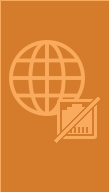
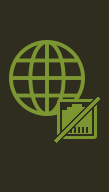
Layers edited between the first and the second 109 x 192 image:
added group "green" with 7 layers above "ochre" over [0, 0, 109, 192]
added layer "no ethernet #2" in group "green" over [9, 40, 100, 143]
added layer "block #3" in group "green" over [0, 0, 109, 192]
hid group "yellow" (7 layers) over [0, 0, 109, 192]
